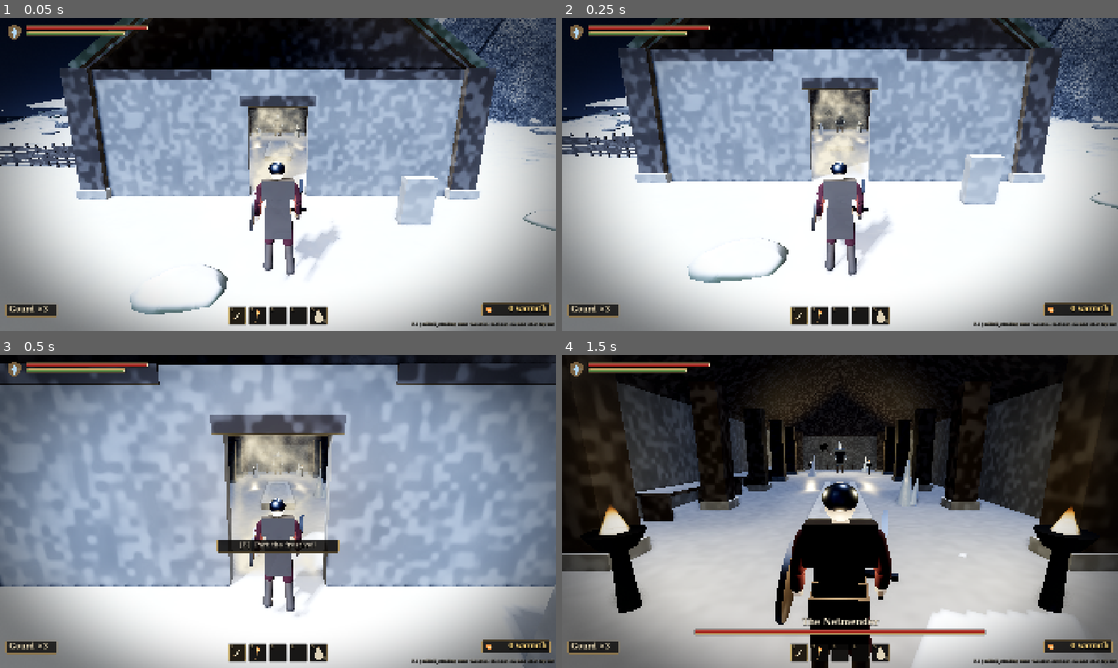
Above: before the commit, frames 1-4 (two rows, left to right).
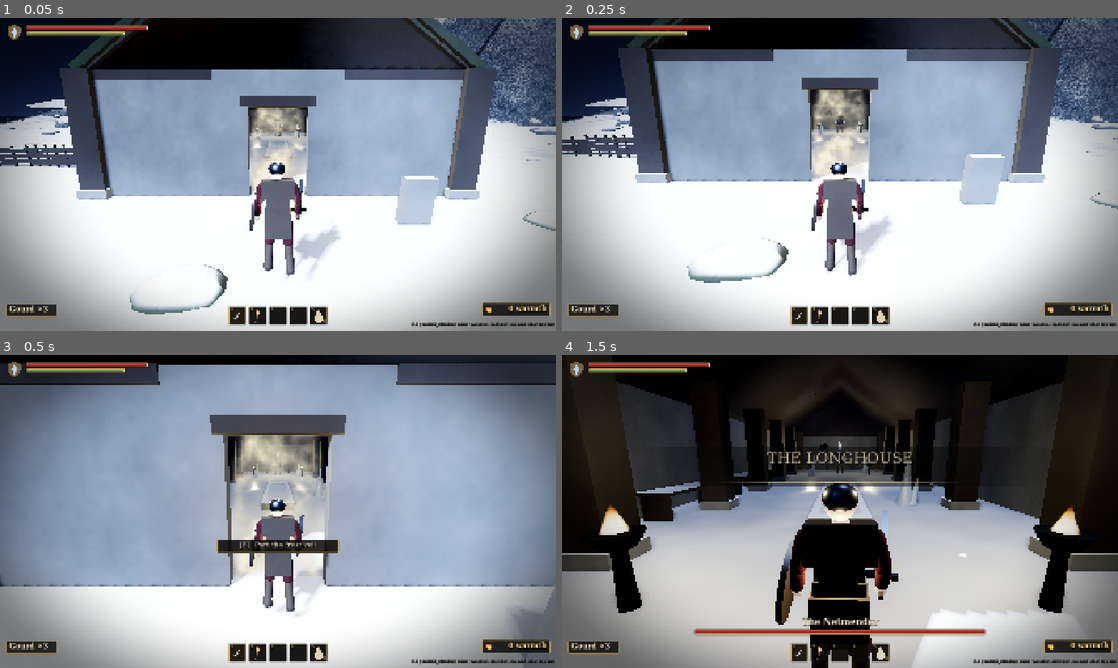
Above: after the commit, the same moments.

Repository: LeviticusFigglebottom/Figglebottom
Game: Godot game, scene res://tools/test/boss_test.tscn
The game is run twice, just before and just after one commit, with the same random seed, the same clock (stepped at 60 frames per second) and the same inputs. This scene is started directly instead of the project's main scene.
Inputs (mouse positions are in pixels of both pictures, inside the frame that each line leads up to):
- Up to frame 1 (0.05 s): no input
- Up to frame 2 (0.25 s): no input
- Up to frame 3 (0.5 s): no input
- Up to frame 4 (1.5 s): tap Enter at 0.5 s; move the mouse to (867, 511) at 0.52 s; hold Right mouse button (block) 0.53-1.28 s; hold W (move_forward) from 0.53 s (still down); click (867, 511) at 0.67 s; move the mouse to (812, 511) at 1.27 s; tap C (attack_heavy) at 1.35 s

The runs differ from the first frame. In frame 1, 7.1% of the frame differs, in the area x 0-100%, y 0-95%; in frame 2, 6.4%; in frame 3, 4.7%; in frame 4, 2.9%.

Commit message:
Shape the sea stack, lay the frozen channel as floes, add zone titles
Also soften the RIME hoarfrost on kit surfaces, fix the horizon rim and keep
the gully clear of scatter.

Co-Authored-By: Claude Opus 5.5 <noreply@anthropic.com>
Claude-Session: https://claude.ai/code/session_01F3vrUNPtFufos1qRX6SLeD

Diff:
--- a/data/areas/saltfell_steading.json
+++ b/data/areas/saltfell_steading.json
@@ -55,7 +55,7 @@
   -76,
   66,
   64,
-  128
+  130
  ],
  "water": [
   {
@@ -1119,19 +1119,20 @@
    ],
    "mat": "M_peat",
    "collide": false
-  },
+  }
+ ],
+ "blockers": [
   {
    "min": [
-    -33.0,
+    -32.2,
     -0.6,
     76.0
    ],
    "max": [
-    -27.0,
+    -27.8,
     0.06,
     102.5
    ],
-   "mat": "M_ice",
    "tag": "rime"
   }
  ],
@@ -1672,7 +1673,7 @@
    "id": "path_turn",
    "at": [
     -64.0,
-    10.01,
+    9.98,
     46.0
    ],
    "face": 90
@@ -1821,7 +1822,7 @@
    "id": "bog_iron_stack",
    "at": [
     -30.0,
-    0.63,
+    0.7,
     104.5
    ],
    "item": "bog_iron",
@@ -2083,6 +2084,81 @@
     -30.0,
     90.0,
     14.0
+   ],
+   [
+    25.66,
+    8.0,
+    3.2
+   ],
+   [
+    25.77,
+    11.0,
+    3.2
+   ],
+   [
+    25.8,
+    14.0,
+    3.2
+   ],
+   [
+    25.71,
+    17.0,
+    3.2
+   ],
+   [
+    25.54,
+    20.0,
+    3.2
+   ],
+   [
+    25.3,
+    23.0,
+    3.2
+   ],
+   [
+    25.02,
+    26.0,
+    3.2
+   ],
+   [
+    24.73,
+    29.0,
+    3.2
+   ],
+   [
+    24.49,
+    32.0,
+    3.2
+   ],
+   [
+    24.3,
+    35.0,
+    3.2
+   ],
+   [
+    24.21,
+    38.0,
+    3.2
+   ],
+   [
+    24.22,
+    41.0,
+    3.2
+   ],
+   [
+    24.33,
+    44.0,
+    3.2
+   ],
+   [
+    24.52,
+    47.0,
+    3.2
+   ],
+   [
+    24.78,
+    50.0,
+    3.2
    ]
   ],
   "rules": [
@@ -2448,6 +2524,426 @@
     ],
     "scale": 0.6,
     "rot": 12
+   },
+   {
+    "kind": "ice_floe",
+    "at": [
+     -30.48,
+     76.5
+    ],
+    "y": -0.06,
+    "scale": [
+     2.42,
+     0.42,
+     2.2
+    ],
+    "rot": 323,
+    "tag": "rime"
+   },
+   {
+    "kind": "ice_floe",
+    "at": [
+     -28.68,
+     77.5
+    ],
+    "y": -0.06,
+    "scale": [
+     2.42,
+     0.42,
+     2.2
+    ],
+    "rot": 37,
+    "tag": "rime"
+   },
+   {
+    "kind": "ice_floe",
+    "at": [
+     -30.75,
+     78.4
+    ],
+    "y": -0.06,
+    "scale": [
+     2.48,
+     0.42,
+     1.91
+    ],
+    "rot": 24,
+    "tag": "rime"
+   },
+   {
+    "kind": "ice_floe",
+    "at": [
+     -28.42,
+     79.4
+    ],
+    "y": -0.06,
+    "scale": [
+     2.08,
+     0.42,
+     1.91
+    ],
+    "rot": 98,
+    "tag": "rime"
+   },
+   {
+    "kind": "ice_floe",
+    "at": [
+     -30.65,
+     80.3
+    ],
+    "y": -0.06,
+    "scale": [
+     2.22,
+     0.42,
+     2.14
+    ],
+    "rot": 85,
+    "tag": "rime"
+   },
+   {
+    "kind": "ice_floe",
+    "at": [
+     -28.99,
+     81.3
+    ],
+    "y": -0.06,
+    "scale": [
+     2.32,
+     0.42,
+     2.14
+    ],
+    "rot": 159,
+    "tag": "rime"
+   },
+   {
+    "kind": "ice_floe",
+    "at": [
+     -30.23,
+     82.2
+    ],
+    "y": -0.06,
+    "scale": [
+     2.19,
+     0.42,
+     2.09
+    ],
+    "rot": 146,
+    "tag": "rime"
+   },
+   {
+    "kind": "ice_floe",
+    "at": [
+     -28.93,
+     83.2
+    ],
+    "y": -0.06,
+    "scale": [
+     2.5,
+     0.42,
+     2.09
+    ],
+    "rot": 220,
+    "tag": "rime"
+   },
+   {
+    "kind": "ice_floe",
+    "at": [
+     -30.93,
+     84.1
+    ],
+    "y": -0.06,
+    "scale": [
+     2.47,
+     0.42,
+     1.99
+    ],
+    "rot": 207,
+    "tag": "rime"
+   },
+   {
+    "kind": "ice_floe",
+    "at": [
+     -28.87,
+     85.1
+    ],
+    "y": -0.06,
+    "scale": [
+     2.35,
+     0.42,
+     1.99
+    ],
+    "rot": 281,
+    "tag": "rime"
+   },
+   {
+    "kind": "ice_floe",
+    "at": [
+     -31.96,
+     86.0
+    ],
+    "y": -0.06,
+    "scale": [
+     2.44,
+     0.42,
+     2.19
+    ],
+    "rot": 268,
+    "tag": "rime"
+   },
+   {
+    "kind": "ice_floe",
+    "at": [
+     -29.72,
+     87.0
+    ],
+    "y": -0.06,
+    "scale": [
+     2.03,
+     0.42,
+     2.19
+    ],
+    "rot": 342,
+    "tag": "rime"
+   },
+   {
+    "kind": "ice_floe",
+    "at": [
+     -31.48,
+     87.9
+    ],
+    "y": -0.06,
+    "scale": [
+     2.12,
+     0.42,
+     1.82
+    ],
+    "rot": 329,
+    "tag": "rime"
+   },
+   {
+    "kind": "ice_floe",
+    "at": [
+     -30.05,
+     88.9
+    ],
+    "y": -0.06,
+    "scale": [
+     2.39,
+     0.42,
+     1.82
+    ],
+    "rot": 43,
+    "tag": "rime"
+   },
+   {
+    "kind": "ice_floe",
+    "at": [
+     -30.39,
+     89.8
+    ],
+    "y": -0.06,
+    "scale": [
+     2.29,
+     0.42,
+     2.18
+    ],
+    "rot": 30,
+    "tag": "rime"
+   },
+   {
+    "kind": "ice_floe",
+    "at": [
+     -28.93,
+     90.8
+    ],
+    "y": -0.06,
+    "scale": [
+     2.49,
+     0.42,
+     2.18
+    ],
+    "rot": 104,
+    "tag": "rime"
+   },
+   {
+    "kind": "ice_floe",
+    "at": [
+     -30.44,
+     91.7
+    ],
+    "y": -0.06,
+    "scale": [
+     2.5,
+     0.42,
+     2.02
+    ],
+    "rot": 91,
+    "tag": "rime"
+   },
+   {
+    "kind": "ice_floe",
+    "at": [
+     -28.18,
+     92.7
+    ],
+    "y": -0.06,
+    "scale": [
+     2.26,
+     0.42,
+     2.02
+    ],
+    "rot": 165,
+    "tag": "rime"
+   },
+   {
+    "kind": "ice_floe",
+    "at": [
+     -30.81,
+     93.6
+    ],
+    "y": -0.06,
+    "scale": [
+     2.38,
+     0.42,
+     2.06
+    ],
+    "rot": 152,
+    "tag": "rime"
+   },
+   {
+    "kind": "ice_floe",
+    "at": [
+     -28.8,
+     94.6
+    ],
+    "y": -0.06,
+    "scale": [
+     2.14,
+     0.42,
+     2.06
+    ],
+    "rot": 226,
+    "tag": "rime"
+   },
+   {
+    "kind": "ice_floe",
+    "at": [
+     -30.51,
+     95.5
+    ],
+    "y": -0.06,
+    "scale": [
+     2.0,
+     0.42,
+     2.16
+    ],
+    "rot": 213,
+    "tag": "rime"
+   },
+   {
+    "kind": "ice_floe",
+    "at": [
+     -29.23,
+     96.5
+    ],
+    "y": -0.06,
+    "scale": [
+     2.45,
+     0.42,
+     2.16
+    ],
+    "rot": 287,
+    "tag": "rime"
+   },
+   {
+    "kind": "ice_floe",
+    "at": [
+     -30.72,
+     97.4
+    ],
+    "y": -0.06,
+    "scale": [
+     2.37,
+     0.42,
+     1.86
+    ],
+    "rot": 274,
+    "tag": "rime"
+   },
+   {
+    "kind": "ice_floe",
+    "at": [
+     -29.0,
+     98.4
+    ],
+    "y": -0.06,
+    "scale": [
+     2.46,
+     0.42,
+     1.86
+    ],
+    "rot": 348,
+    "tag": "rime"
+   },
+   {
+    "kind": "ice_floe",
+    "at": [
+     -31.75,
+     99.3
+    ],
+    "y": -0.06,
+    "scale": [
+     2.5,
+     0.42,
+     2.2
+    ],
+    "rot": 335,
+    "tag": "rime"
+   },
+   {
+    "kind": "ice_floe",
+    "at": [
+     -29.41,
+     100.3
+    ],
+    "y": -0.06,
+    "scale": [
+     2.16,
+     0.42,
+     2.2
+    ],
+    "rot": 49,
+    "tag": "rime"
+   },
+   {
+    "kind": "ice_floe",
+    "at": [
+     -31.75,
+     101.2
+    ],
+    "y": -0.06,
+    "scale": [
+     2.29,
+     0.42,
+     1.95
+    ],
+    "rot": 36,
+    "tag": "rime"
+   },
+   {
+    "kind": "ice_floe",
+    "at": [
+     -30.0,
+     102.2
+    ],
+    "y": -0.06,
+    "scale": [
+     2.25,
+     0.42,
+     1.95
+    ],
+    "rot": 110,
+    "tag": "rime"
    },
    {
     "kind": "ice_floe",
@@ -3087,7 +3583,7 @@
    -102,
    -76,
    66,
-   128
+   130
   ],
   "buildings": [
    {
@@ -3178,11 +3674,11 @@
    {
     "tag": "rime",
     "min": [
-     -33.0,
+     -32.2,
      76.0
     ],
     "max": [
-     -27.0,
+     -27.8,
      102.5
     ],
     "y": 0.06
--- a/shaders/hall.gdshader
+++ b/shaders/hall.gdshader
@@ -263,9 +263,10 @@
 	// Snow settles on whatever faces the sky; hoarfrost greys the rest
 	if (snow_strength > 0.001 && use_local_triplanar == 0) {
 		float top = smoothstep(0.45, 0.8, world_nrm.y + (n1 - 0.5) * 0.35);
-		vec3 snow_c = vec3(0.86, 0.90, 0.96) * (0.9 + 0.1 * n2);
+		vec3 snow_c = vec3(0.86, 0.90, 0.96) * (0.94 + 0.06 * n1);
 		rime_col = mix(rime_col, snow_c, top * snow_strength);
-		rime_col = mix(rime_col, vec3(0.78, 0.84, 0.92), (1.0 - top) * snow_strength * 0.22 * smoothstep(0.35, 0.8, n2));
+		// hoarfrost: a soft pale bloom, broad not speckled
+		rime_col = mix(rime_col, vec3(0.74, 0.80, 0.88), (1.0 - top) * snow_strength * 0.16 * smoothstep(0.3, 0.8, n_macro));
 	}
 	vec3 final_albedo = mix(thaw_col, rime_col, rime);
 
--- a/shaders/terrain.gdshader
+++ b/shaders/terrain.gdshader
@@ -17,7 +17,7 @@
 uniform vec3 shingle_col : source_color = vec3(0.46, 0.43, 0.39);
 uniform vec3 path_col : source_color = vec3(0.29, 0.22, 0.15);
 uniform vec3 snow_col : source_color = vec3(0.86, 0.90, 0.96);
-uniform float rock_slope = 0.78;       // normal.y below this turns to rock
+uniform float rock_slope = 0.72;       // normal.y below this turns to rock
 uniform float snow_cover = 0.9;
 uniform int state_mode = 0;
 
@@ -88,13 +88,13 @@
 	// worn path: bare peaty earth with stones
 	vec3 path = path_col * (0.85 + 0.25 * n2) + vec3(0.06) * smoothstep(0.8, 0.95, n3);
 	// rock: banded schist, darker in the folds
-	// schist: tilted bedding broken into blocks, dark joints, pale lichen
+	// schist: tilted bedding, blocky faces, rain streaks down the face
 	float bed = sin(v_wp.y * 1.3 + v_wp.x * 0.35 + n1 * 4.0) * 0.5 + 0.5;
 	float blocks = vnoise(vec3(v_wp.x * 0.35, v_wp.y * 0.9, v_wp.z * 0.35));
-	float joint = smoothstep(0.08, 0.0, abs(blocks - 0.5)) + smoothstep(0.9, 0.98, bed) * 0.6;
-	vec3 rock = rock_col * (0.55 + 0.35 * blocks + 0.25 * n2 + 0.12 * bed);
-	rock *= 1.0 - 0.55 * clamp(joint, 0.0, 1.0);
-	rock = mix(rock, vec3(0.52, 0.52, 0.44), smoothstep(0.72, 0.9, n2 * 0.6 + n_macro * 0.5) * 0.45);
+	float streak = vnoise(vec3(v_wp.x * 1.4, v_wp.y * 0.12, v_wp.z * 1.4));
+	vec3 rock = rock_col * (0.6 + 0.4 * blocks + 0.2 * n2 + 0.1 * bed);
+	rock *= 1.0 - 0.3 * smoothstep(0.55, 0.9, streak) - 0.25 * smoothstep(0.93, 0.99, bed);
+	rock = mix(rock, vec3(0.46, 0.46, 0.40), smoothstep(0.8, 0.95, n2 * 0.6 + n_macro * 0.5) * 0.2);
 	rock = mix(rock, rock * vec3(0.8, 0.95, 0.75), smoothstep(0.5, 0.8, n_macro) * 0.4);
 
 	vec3 col = turf;
--- a/src/world/area_builder.gd
+++ b/src/world/area_builder.gd
@@ -171,6 +171,11 @@
 		area.attach(pt, spec.get("tag", "base"))
 		_place(pt, spec)
 
+	if def.has("zones"):
+		var zt := ZoneTitles.new()
+		zt.name = "ZoneTitles"
+		zt.zones = def["zones"]
+		area.add_child(zt)
 	if area.terrain != null and def.has("scatter"):
 		Scatter.build(area, area.terrain, def["scatter"], _keep_clear(def))
 
--- a/src/world/scatter.gd
+++ b/src/world/scatter.gd
@@ -58,9 +58,13 @@
 		var at: Array = p["at"]
 		var x := float(at[0])
 		var z := float(at[1])
-		var y := terrain.height_at(x, z)
-		var xf := _seat(String(p["kind"]), Vector3(x, y, z), terrain.normal_at(x, z),
-				deg_to_rad(float(p.get("rot", rng.randf() * 360.0))), float(p.get("scale", 1.0)), rng)
+		var y := float(p["y"]) if p.has("y") else terrain.height_at(x, z)
+		var nrm := Vector3.UP if p.has("y") else terrain.normal_at(x, z)
+		var sc = p.get("scale", 1.0)
+		var xf := _seat(String(p["kind"]), Vector3(x, y, z), nrm,
+				deg_to_rad(float(p.get("rot", rng.randf() * 360.0))), 1.0 if sc is Array else float(sc), rng)
+		if sc is Array:     # an explicit [x, y, z] scale: floes laid flat on the water
+			xf.basis = xf.basis.orthonormalized().scaled_local(Vector3(sc[0], sc[1], sc[2]))
 		_add(groups, String(p["kind"]), String(p.get("tag", "base")), xf)
 	for f in spec.get("fences", []):
 		_fence(groups, terrain, f, rng)
@@ -151,6 +155,13 @@
 		var shape: Shape3D = null
 		var off := Vector3.ZERO
 		match kind:
+			"ice_floe":
+				if t.basis.get_scale().y < 1.0:
+					continue      # flat channel floes: the ice sheet carries you
+				var spi := SphereShape3D.new()
+				spi.radius = 0.8
+				shape = spi
+				off = Vector3(0, 0.2, 0)
 			"boulder":
 				var sp := SphereShape3D.new()
 				sp.radius = 0.85
--- /dev/null
+++ b/src/world/zone_titles.gd
@@ -0,0 +1,32 @@
+class_name ZoneTitles
+extends Node
+## Named places inside one continuous area (ADR 0004): walking from the
+## Strand up to the yard shows SALTFELL the first time, as a portal would.
+## zones: [{"name", "min": [x, z], "max": [x, z]}], innermost listed last.
+
+var zones: Array = []
+var _current := ""
+var _seen: Dictionary = {}
+var _t := 0.0
+
+func _process(dt: float) -> void:
+	_t += dt
+	if _t < 0.5:
+		return
+	_t = 0.0
+	var p := Game.player as Node3D
+	if p == null or not is_instance_valid(p):
+		return
+	var here := ""
+	for z in zones:
+		var mn: Array = z["min"]
+		var mx: Array = z["max"]
+		var pos: Vector3 = p.global_position
+		if pos.x >= float(mn[0]) and pos.x <= float(mx[0]) and pos.z >= float(mn[1]) and pos.z <= float(mx[1]):
+			here = String(z["name"])
+	if here != _current:
+		_current = here
+		if here != "" and not _seen.has(here):
+			_seen[here] = true
+			if _seen.size() > 1:      # the arrival card already named the first
+				Game.area_title.emit(here)
Binary file changed: data/terrain/saltfell_far.bin
Binary file changed: data/terrain/saltfell_h.bin
Binary file changed: data/terrain/saltfell_splat.bin
Not shown, added: src/world/zone_titles.gd.uid
